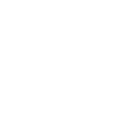
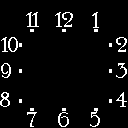
Layers edited between the first and the second 128x128 image:
added layer "Layer #3" above "Pasted Layer #8" over 16, 23, 117, 116
added layer "Pasted Layer #8" above "Pasted Layer #7" over 30, 108, 98, 112
added layer "Pasted Layer #7" above "Pasted Layer #6" over 19, 47, 22, 99
added layer "Pasted Layer #6" above "Layer #2" over 109, 47, 112, 99
added layer "Layer #2" above "Layer" over 34, 29, 94, 32
added layer "12" above "11" over 55, 12, 73, 32
added layer "11" above "10" over 26, 12, 39, 27
added layer "10" above "9" over 1, 37, 18, 52
added layer "9" above "8" over 1, 63, 11, 78
added layer "8" above "7" over 0, 92, 10, 107
added layer "7" above "6" over 27, 113, 37, 127
added layer "6" above "5" over 58, 112, 69, 127
added layer "5" above "4" over 90, 112, 100, 127
added layer "4" above "3" over 116, 92, 127, 107
added layer "3" above "2" over 116, 63, 127, 78
added layer "2" above "1" over 116, 37, 127, 52
hid "Pasted Layer", painted on it over 0, 12, 128, 32
hid "Pasted Layer #1", painted on it over 0, 36, 128, 52
hid "Pasted Layer #2" over 0, 56, 128, 58
hid "Pasted Layer #3", painted on it over 0, 62, 128, 78
hid "Pasted Layer #4" over 0, 84, 128, 86
hid "Pasted Layer #5", painted on it over 0, 91, 128, 107
hid "WatchFaceFromScratch.gif", painted on it over 0, 107, 128, 128
showed "Layer #1" over 0, 0, 128, 128
…and 1 more changes (1 added)
